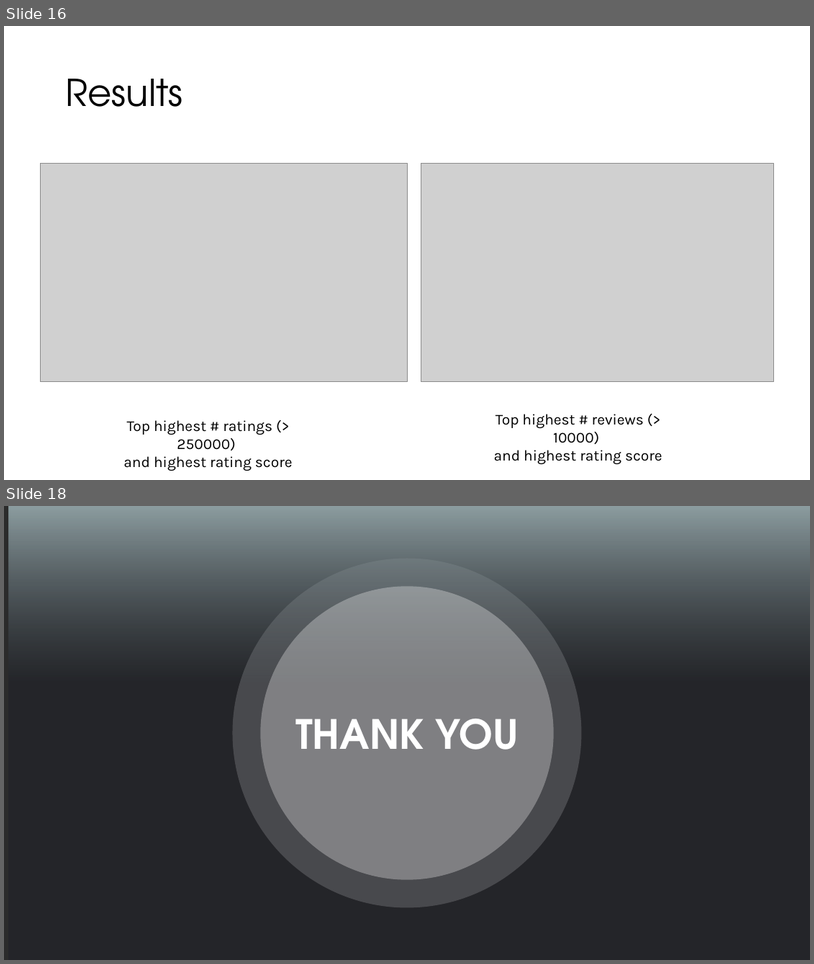
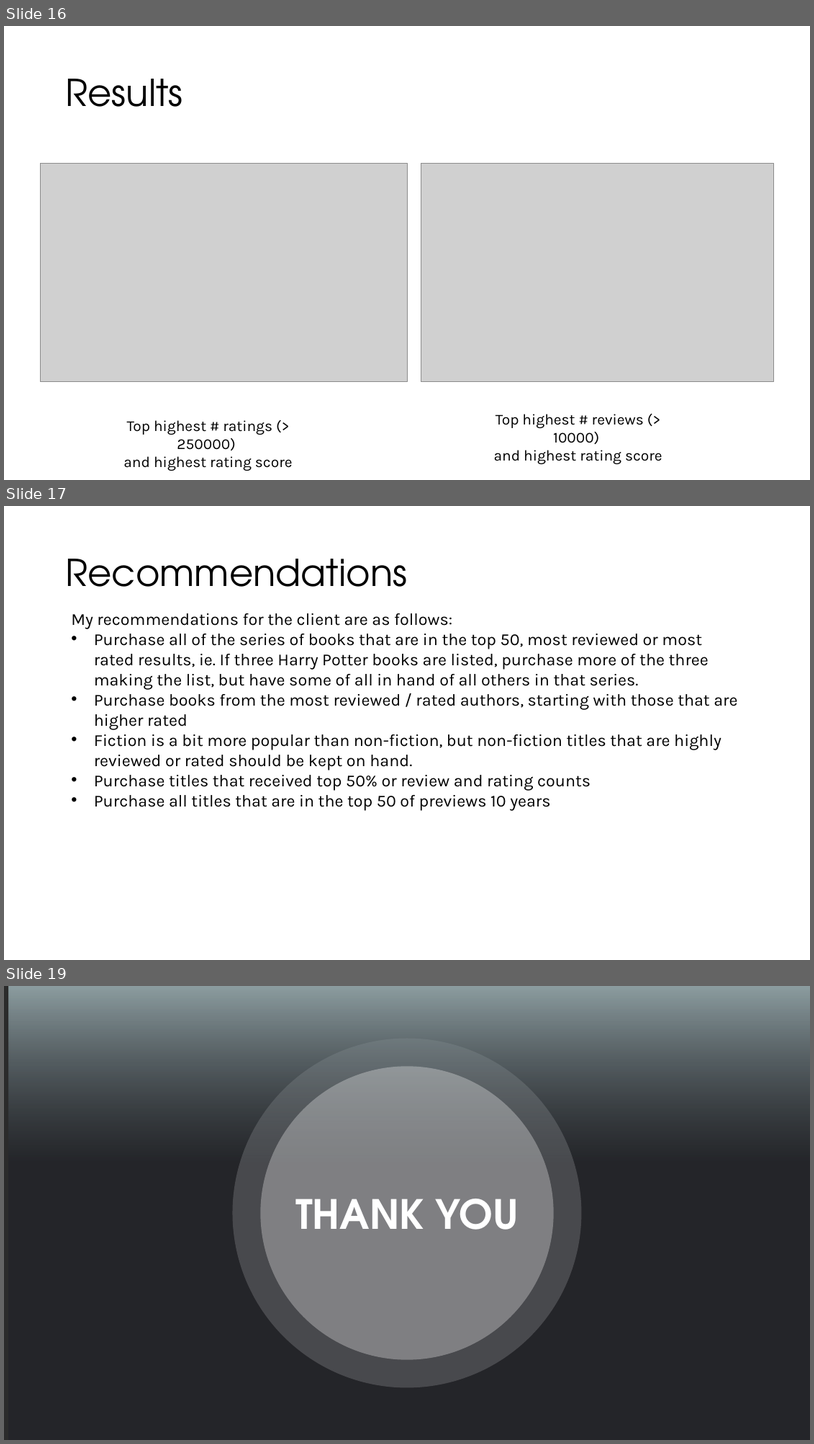
Before and after one commit to learningsCCM/Final-Project, a slide deck: FinalProjectPresentation.pptx. Shown one above the other, each under a label of ours: slides 16 and 18 before the commit, slides 16, 17 and 19 after it; the slides between them are not shown. The pictures are 814x964 and 814x1444 pixels, drawn with LibreOffice and Linux fonts; fonts in the diff are those of the drawing; grey boxes stand for pictures; background and template pictures are left out; a plain dark background stands for a picture behind light text. Boxes give left, top, right and bottom in pixels: in the first picture for what was removed or moved away, otherwise in the second. Text is boxed around its words. In the diff, an @@ line names an element or a change of style, - is before the commit and + after.

```diff
--- a/FinalProjectPresentation.pptx
+++ b/FinalProjectPresentation.pptx
@@ slide 17 added at box(4, 506, 810, 960), background #FFFFFF @@
@@ title added at box(65, 559, 407, 587), 44 pt, text #000000 @@
+Recommendations
@@ text added at box(71, 613, 738, 810), 20 pt, text #000000 @@
+My recommendations for the client are as follows:
+• Purchase all of the series of books that are in the top 50, most reviewed or most rated results, ie. If three Harry Potter books are listed, purchase more of the three making the list, but have some of all in hand of all others in that series.
+• Purchase books from the most reviewed / rated authors, starting with those that are higher rated
+• Fiction is a bit more popular than non-fiction, but non-fiction titles that are highly reviewed or rated should be kept on hand.
+• Purchase titles that received top 50% or review and rating counts
+• Purchase all titles that are in the top 50 of previews 10 years
@@ what was slide 18 is now slide 19 @@
```
Also in this commit, not shown: 1 slide changed.
